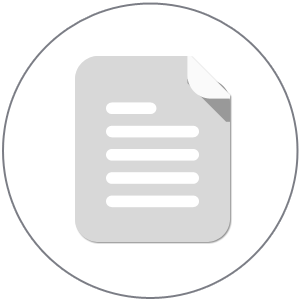
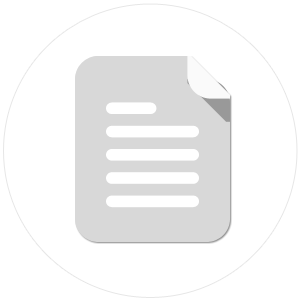
Layers edited between the first and the second (300, 300) image:
pixels changed over <box>2,2,299,299</box> (layer not identified)
